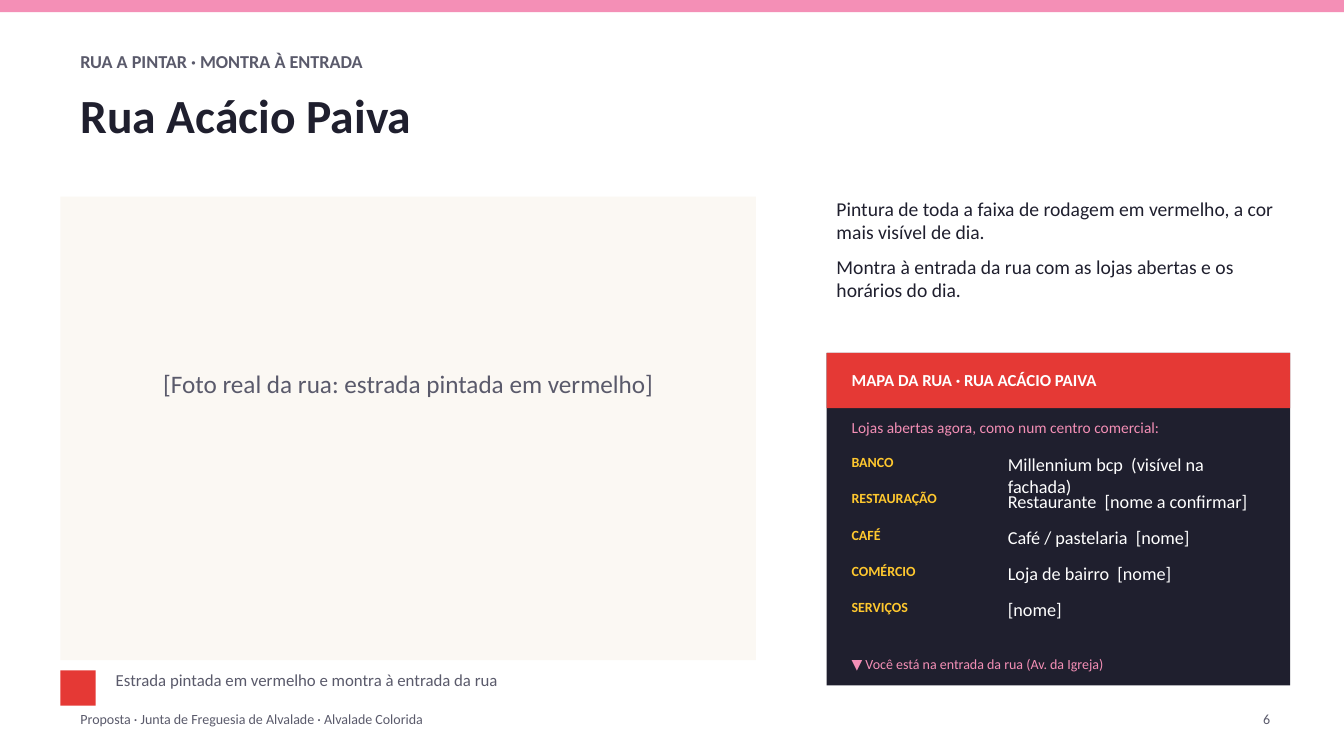
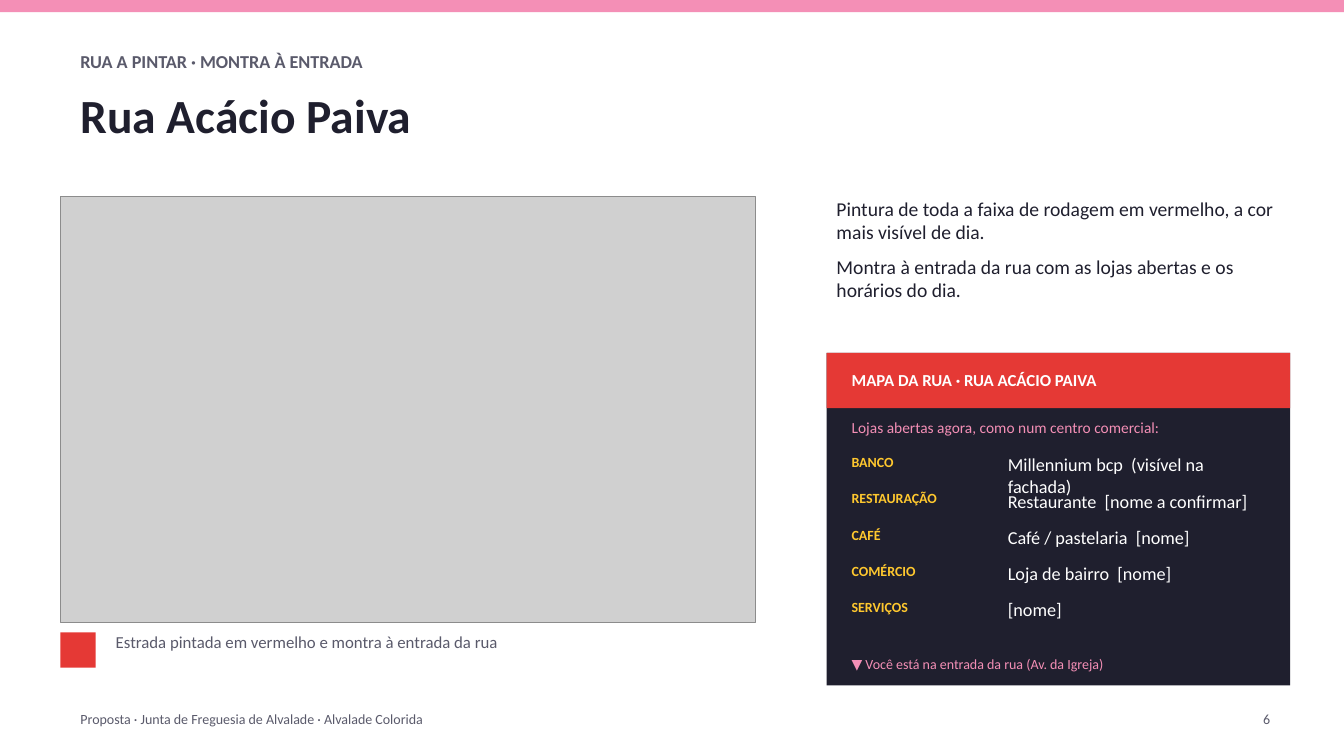
Before and after one commit to zavricardo-debug/travelsites, a slide deck: slide 6 of propostas/alvalade/Proposta_Alvalade_Colorida.pptx. Drawn at 1344x756 pixels with LibreOffice and Linux fonts; fonts in the diff are those of the drawing; grey boxes stand for pictures. Boxes give left, top, right and bottom in pixels: in the first picture for what was removed or moved away, otherwise in the second. Text is boxed around its words. In the diff, an @@ line names an element or a change of style, - is before the commit and + after.

Commit message:
Paint road on real street-view photos (one rainbow colour per street); remove AI mockups

```diff
--- a/propostas/alvalade/Proposta_Alvalade_Colorida.pptx
+++ b/propostas/alvalade/Proposta_Alvalade_Colorida.pptx
@@ rectangle removed at (60, 197, 756, 660) @@
@@ picture added at (60, 197, 756, 622) @@
@@ text removed at (163, 375, 653, 397) @@
-[Foto real da rua: estrada pintada em vermelho]
@@ text "Estrada pintada em vermelho e ...": place and size @@
-text "Estrada pintada em vermelho e ..." at (116, 674, 498, 689)
+text "Estrada pintada em vermelho e ..." at (116, 636, 498, 651)
@@ rectangle: place and size @@
-rectangle at (60, 670, 96, 706)
+rectangle at (60, 632, 96, 667)
```
Also in this commit, not shown: 3 other slides changed, 10 other files.
